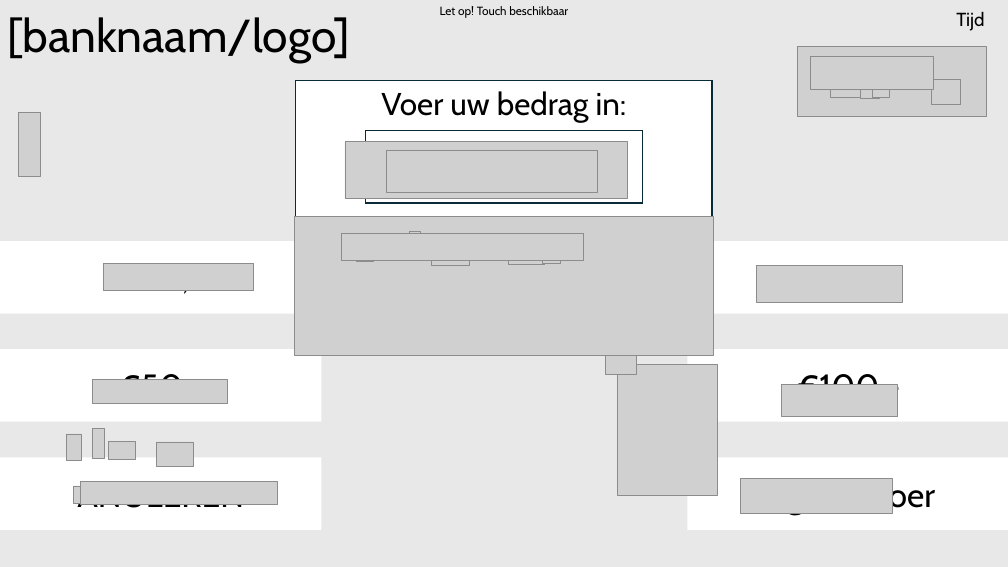
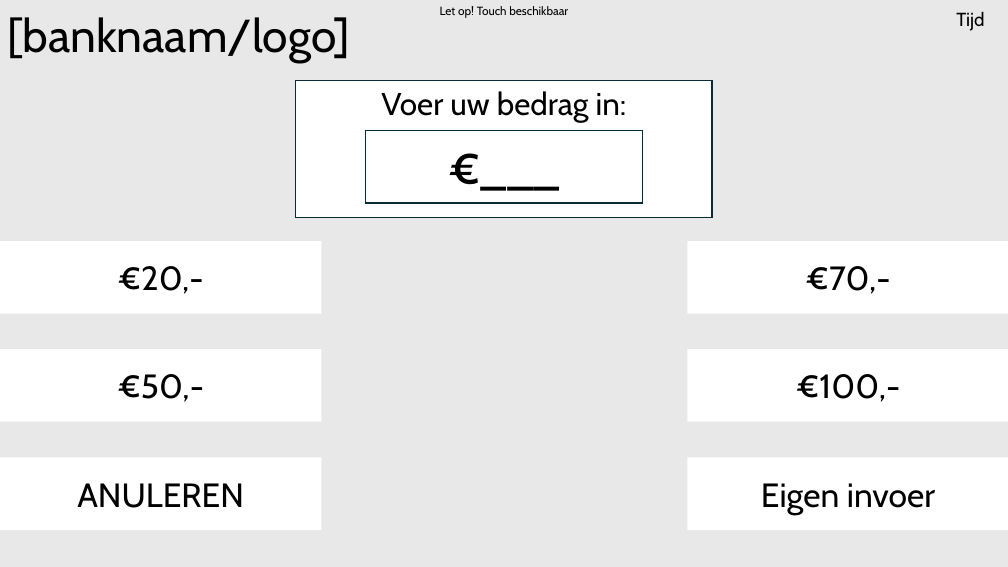
Before and after one commit to BruddaCode/Project-3-4-Bank, a slide deck: slide 9 of documentatie/ontwerpen/GUI/bank_GUI_SketchV2.ppt (slide 10 before the commit). Drawn at 1008x567 pixels with LibreOffice and Linux fonts; fonts in the diff are those of the drawing; grey boxes stand for pictures; background and template pictures are left out. Boxes give left, top, right and bottom in pixels: in the first picture for what was removed or moved away, otherwise in the second. Text is boxed around its words. In the diff, an @@ line names an element or a change of style, - is before the commit and + after.

```diff
--- a/documentatie/ontwerpen/GUI/bank_GUI_SketchV2.ppt
+++ b/documentatie/ontwerpen/GUI/bank_GUI_SketchV2.ppt
@@ picture removed at [810,57,933,90] @@
@@ group removed at [797,47,987,117]: 5 pictures @@
@@ picture removed at [19,113,41,176] @@
@@ picture removed at [345,142,627,199] @@
@@ picture removed at [386,150,597,192] @@
@@ picture removed at [342,233,583,260] @@
@@ picture removed at [103,263,253,291] @@
@@ group removed at [295,216,717,495]: 8 pictures @@
@@ picture removed at [756,266,901,302] @@
@@ picture removed at [93,379,227,404] @@
@@ picture removed at [781,384,897,416] @@
@@ picture removed at [66,434,82,460] @@
@@ picture removed at [92,428,104,458] @@
@@ picture removed at [108,441,135,459] @@
@@ picture removed at [156,442,193,466] @@
@@ picture removed at [740,478,892,512] @@
@@ picture removed at [73,486,264,503] @@
@@ picture removed at [80,481,277,504] @@
```
Also in this commit, not shown: 7 other slides changed, 1 slide added, 1 slide removed, 12 other files.
